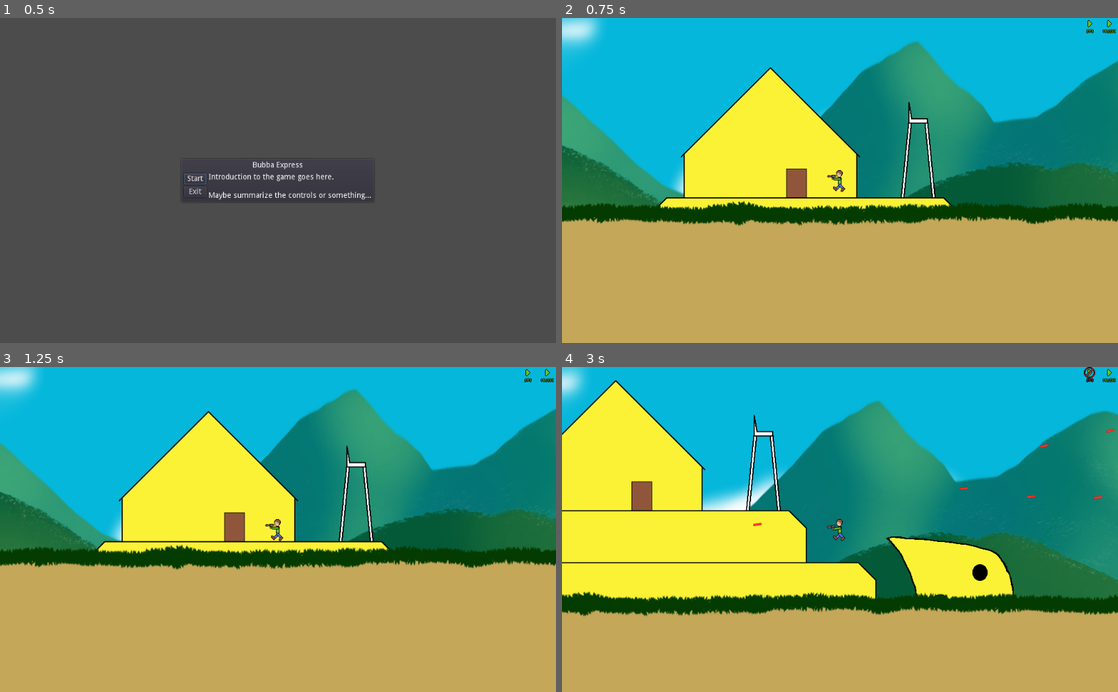
Above: before the commit, frames 1-4 (two rows, left to right).
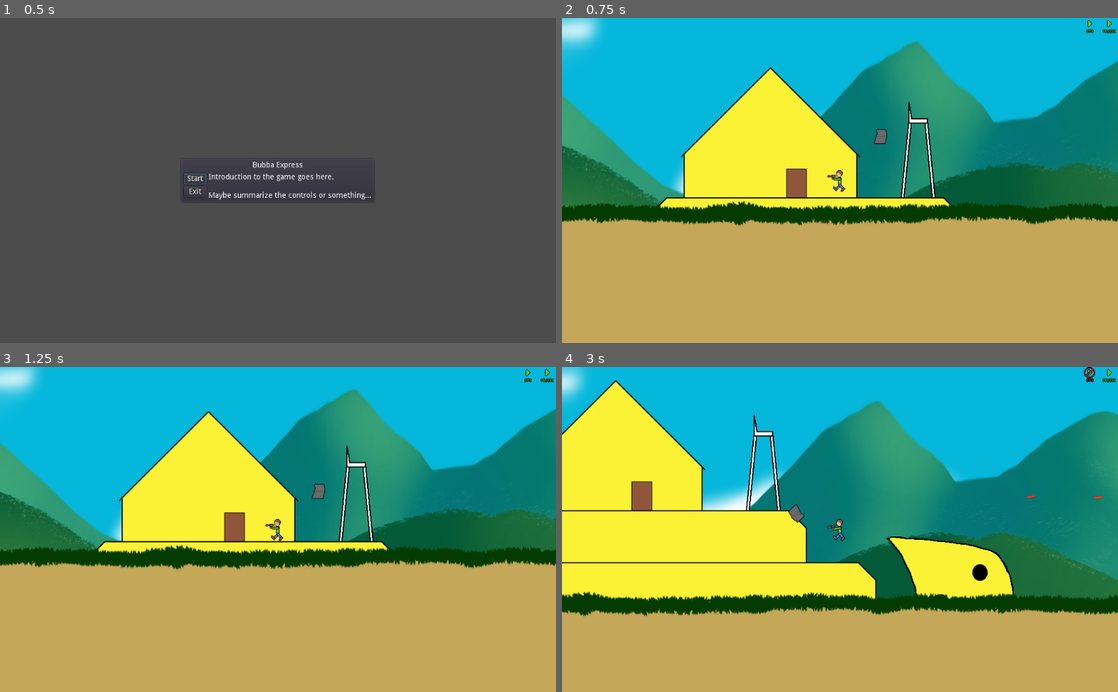
Above: after the commit, the same moments.

Repository: pizzasgood/BubbaExpress_LD46
Game: Godot game, scene res://TitleScreen.tscn
The game is run twice, just before and just after one commit, with the same random seed, the same clock (stepped at 60 frames per second) and the same inputs.
Inputs (mouse positions are in pixels of both pictures, inside the frame that each line leads up to):
- Up to frame 1 (0.5 s): no input
- Up to frame 2 (0.75 s): click "Start" at 0.5 s
- Up to frame 3 (1.25 s): no input
- Up to frame 4 (3 s): click (1090, 529) at 1.25 s; move the mouse to (962, 513) at 2.02 s; press the mouse at (962, 513) at 2.03 s; hold Right (ui_right) from 2.03 s (still down); tap Space (jump) at 2.27 s; move the mouse to (728, 545) at 2.77 s; release the mouse at (728, 545) at 2.78 s; click (728, 545) at 2.85 s

Frame 1 is identical in both runs. In frame 2, 0.1% of the frame differs, in the area x 56-59%, y 34-39%; in frame 3, 0.1%; in frame 4, 0.2%, in the area x 34-100%, y 19-50%.

Commit message:
Add a proper bot and grabbable drops

Diff:
--- /dev/null
+++ b/BOT-Aerial.gd
@@ -0,0 +1,6 @@
+extends Bot
+
+class_name BotAerial
+
+func _ready():
+	pass
--- /dev/null
+++ b/BOTDoubleRotor.tscn
@@ -0,0 +1,70 @@
+[gd_scene load_steps=12 format=2]
+
+[ext_resource path="res://RotatingGun.tscn" type="PackedScene" id=1]
+[ext_resource path="res://tex/BOT-DoubleRotor.png" type="Texture" id=2]
+[ext_resource path="res://BOT-Aerial.gd" type="Script" id=3]
+[ext_resource path="res://sfx/boom.wav" type="AudioStream" id=4]
+[ext_resource path="res://sfx/hit.wav" type="AudioStream" id=5]
+
+[sub_resource type="AtlasTexture" id=1]
+flags = 4
+atlas = ExtResource( 2 )
+region = Rect2( 0, 0, 128, 128 )
+
+[sub_resource type="AtlasTexture" id=2]
+flags = 4
+atlas = ExtResource( 2 )
+region = Rect2( 128, 0, 128, 128 )
+
+[sub_resource type="AtlasTexture" id=3]
+flags = 4
+atlas = ExtResource( 2 )
+region = Rect2( 256, 0, 128, 128 )
+
+[sub_resource type="AtlasTexture" id=4]
+flags = 4
+atlas = ExtResource( 2 )
+region = Rect2( 384, 0, 128, 128 )
+
+[sub_resource type="AtlasTexture" id=5]
+flags = 4
+atlas = ExtResource( 2 )
+region = Rect2( 512, 0, 128, 128 )
+
+[sub_resource type="SpriteFrames" id=6]
+animations = [ {
+"frames": [ SubResource( 1 ), SubResource( 2 ), SubResource( 3 ), SubResource( 4 ), SubResource( 5 ) ],
+"loop": true,
+"name": "default",
+"speed": 30.0
+} ]
+
+[node name="BOTDoubleRotor" type="KinematicBody2D"]
+script = ExtResource( 3 )
+
+[node name="CollisionPolygon2D" type="CollisionPolygon2D" parent="."]
+polygon = PoolVector2Array( -47.0487, 15.0313, -47.0487, 5.02017, -36.9155, -15.1242, -34.9621, -18.4205, -35.2063, -32.7047, -60.2341, -32.8268, -61.8212, -35.1464, -59.7457, -37.0998, 60.1436, -37.344, 62.2191, -35.1464, 60.0216, -32.7047, 34.9937, -32.8268, 34.9937, -18.2984, 47.0803, 5.26434, 46.8362, 15.1534, 34.1391, 38.2278, 29.4998, 38.2278, 18.1457, 15.1534, -17.6257, 15.0313, -30.4449, 38.5941, -34.5958, 38.7162 )
+
+[node name="BodySprite" type="AnimatedSprite" parent="."]
+frames = SubResource( 6 )
+frame = 4
+playing = true
+
+[node name="RotatingGun" parent="BodySprite" instance=ExtResource( 1 )]
+position = Vector2( -32, 36 )
+
+[node name="RotatingGun2" parent="BodySprite" instance=ExtResource( 1 )]
+position = Vector2( 32, 36 )
+
+[node name="DamageFlash" type="Timer" parent="."]
+wait_time = 0.25
+one_shot = true
+
+[node name="OwSound" type="AudioStreamPlayer2D" parent="."]
+stream = ExtResource( 5 )
+bus = "SFX"
+
+[node name="DeadSound" type="AudioStreamPlayer2D" parent="."]
+stream = ExtResource( 4 )
+bus = "SFX"
+[connection signal="timeout" from="DamageFlash" to="." method="_on_DamageFlash_timeout"]
--- /dev/null
+++ b/Bot.gd
@@ -0,0 +1,43 @@
+extends KinematicBody2D
+
+class_name Bot
+
+var hp = 100 setget hp_set
+onready var sprite = find_node("BodySprite")
+onready var drop = preload("res://Scrap.tscn")
+
+var weapons = []
+
+func _ready():
+	pass
+
+func _on_DamageFlash_timeout():
+	sprite.modulate = Color(1, 1, 1, 1)
+
+func hp_set(new_hp):
+	if new_hp > hp:
+		sprite.modulate = Color(0, 1, 0.25, 1)
+	else:
+		sprite.modulate = Color(1, 0, 0, 1)
+	$DamageFlash.start()
+	$OwSound.play()
+	hp = new_hp
+	if hp <= 0:
+		call_deferred("die")
+
+func register_weapon(weapon):
+	weapons.append(weapon)
+
+func die():
+	$DeadSound.play()
+	for w in weapons:
+		w.active = false
+	generate_drops()
+	queue_free()
+
+func generate_drops():
+	var d = drop.instance()
+	d.global_position = global_position
+	get_tree().get_current_scene().find_node("Level").add_child(d)
+	for w in weapons:
+		w.generate_drops()
--- /dev/null
+++ b/Drop.gd
@@ -0,0 +1,15 @@
+extends RigidBody2D
+
+class_name Drop
+
+func _ready():
+	pass
+
+func _on_Area2D_body_entered(body):
+	# This might not be perfect; what if you manage two simultaneous collisions?
+	if body.has_method("pick_up") and body.has_method("can_pick_up") and body.can_pick_up():
+		mode = RigidBody2D.MODE_KINEMATIC
+		body.call_deferred("pick_up", self)
+
+func thrown():
+	mode = RigidBody2D.MODE_RIGID
--- a/LaserPistol.gd
+++ b/LaserPistol.gd
@@ -34,6 +34,10 @@
 		$CooldownTimer.start()
 		$ShootSound.play()
 
+func dumb_fire():
+	ready_to_fire = false
+	$CooldownTimer.start()
+
 func find_owner(node = get_parent()):
 	if "hp" in node:
 		return node
--- /dev/null
+++ b/LaserTurret.gd
@@ -0,0 +1,6 @@
+extends Drop
+
+class_name LaserTurret
+
+func _ready():
+	pass
--- /dev/null
+++ b/LaserTurret.tscn
@@ -0,0 +1,19 @@
+[gd_scene load_steps=3 format=2]
+
+[ext_resource path="res://LaserTurret.gd" type="Script" id=1]
+[ext_resource path="res://tex/RotatingGun.png" type="Texture" id=2]
+
+[node name="RigidBody2D" type="RigidBody2D"]
+script = ExtResource( 1 )
+
+[node name="CollisionPolygon2D" type="CollisionPolygon2D" parent="."]
+polygon = PoolVector2Array( -4.75236, -0.146692, -2.55942, -4.02088, 1.09548, -4.24018, 2.04575, -0.512182, 6.87022, 0.0726013, 2.19195, 1.24217, 1.31477, 3.8737, -3.2904, 3.8006 )
+
+[node name="Sprite" type="Sprite" parent="."]
+texture = ExtResource( 2 )
+
+[node name="Area2D" type="Area2D" parent="."]
+
+[node name="CollisionPolygon2D" type="CollisionPolygon2D" parent="Area2D"]
+polygon = PoolVector2Array( 2.26505, -5.77523, 2.92293, -1.53555, 15.2034, -1.53555, 15.1303, 1.68076, 3.14222, 1.75385, 2.11885, 5.26256, -4.02138, 5.40875, -6.7991, -0.365986, -3.72899, -5.70214 )
+[connection signal="body_entered" from="Area2D" to="." method="_on_Area2D_body_entered"]
--- a/Level.tscn
+++ b/Level.tscn
@@ -1,9 +1,10 @@
-[gd_scene load_steps=5 format=2]
+[gd_scene load_steps=6 format=2]
 
 [ext_resource path="res://Player.tscn" type="PackedScene" id=1]
 [ext_resource path="res://Bubba.tscn" type="PackedScene" id=2]
 [ext_resource path="res://Map.tscn" type="PackedScene" id=3]
-[ext_resource path="res://RotatingGun.tscn" type="PackedScene" id=4]
+[ext_resource path="res://BOTDoubleRotor.tscn" type="PackedScene" id=4]
+[ext_resource path="res://Scrap.tscn" type="PackedScene" id=5]
 
 [node name="Level" type="Node2D"]
 
@@ -15,5 +16,8 @@
 
 [node name="Map" parent="." instance=ExtResource( 3 )]
 
-[node name="RotatingGun" parent="." instance=ExtResource( 4 )]
-position = Vector2( 1330.68, 166.731 )
+[node name="BOTDoubleRotor" parent="." instance=ExtResource( 4 )]
+position = Vector2( 1983.92, -70.5037 )
+
+[node name="RigidBody2D" parent="." instance=ExtResource( 5 )]
+position = Vector2( 557.716, 361.762 )
--- a/Player.gd
+++ b/Player.gd
@@ -10,6 +10,8 @@
 var current_state = "null"
 
 var hp = 100 setget hp_set
+
+var carried_item = null
 
 onready var sprite = find_node("BodySprite")
 onready var arm_sprite = find_node("ArmSprite")
@@ -80,7 +82,10 @@
 
 	# shoot at stuff
 	if Input.is_action_pressed("fire"):
-		weapon_sprite.fire()
+		if carried_item != null:
+			throw_item()
+		else:
+			weapon_sprite.fire()
 
 func _on_DamageFlash_timeout():
 	sprite.modulate = Color(1, 1, 1, 1)
@@ -98,3 +103,27 @@
 
 func die():
 	get_tree().get_current_scene().find_node("GameOver").activate()
+
+func can_pick_up():
+	return carried_item == null
+
+func pick_up(item):
+	if carried_item == null:
+		carried_item = item
+		carried_item.get_parent().remove_child(carried_item)
+		arm_sprite.add_child(carried_item)
+		carried_item.position = weapon_sprite.position
+		weapon_sprite.visible = false
+
+func throw_item():
+	if carried_item != null:
+		carried_item.position += 30 * Vector2.RIGHT
+		var pos = carried_item.global_position
+		carried_item.get_parent().remove_child(carried_item)
+		get_tree().get_current_scene().find_node("Level").add_child(carried_item)
+		carried_item.global_position = pos
+		carried_item.linear_velocity = Vector2(0, 0)
+		carried_item.thrown()
+		carried_item = null
+		weapon_sprite.visible = true
+		weapon_sprite.dumb_fire()
--- a/RotatingGun.gd
+++ b/RotatingGun.gd
@@ -14,19 +14,20 @@
 var target_in_range := false
 
 onready var projectile = preload("res://LaserBolt.tscn")
+onready var drop = preload("res://LaserTurret.tscn")
 
 func _ready():
-	pass
+	register_with_owner()
 
 func _process(delta):
 	if active:
 		acquire_target()
 
-	if target != null:
-		look_at(target.global_position)
+		if target != null:
+			look_at(target.global_position)
 
-	if target_in_range and ready_to_fire:
-		fire()
+		if target_in_range and ready_to_fire:
+			fire()
 
 func acquire_target():
 	target = null
@@ -44,6 +45,7 @@
 func fire():
 	if ready_to_fire:
 		var p = projectile.instance()
+		p.ignore = find_owner()
 		p.global_transform = global_transform
 		var direction = Vector2.RIGHT.rotated(global_rotation)
 		p.velocity = speed * direction
@@ -53,5 +55,25 @@
 		$CooldownTimer.start()
 		$ShootSound.play()
 
+func find_owner(node = get_parent()):
+	if "hp" in node:
+		return node
+	elif node.get_parent() != null:
+		return find_owner(node.get_parent())
+	else:
+		return null
+
 func _on_CooldownTimer_timeout():
 	ready_to_fire = true
+
+func register_with_owner():
+	var owner = find_owner()
+	if owner == null:
+		return
+	if owner.has_method("register_weapon"):
+		owner.register_weapon(self)
+
+func generate_drops():
+	var d = drop.instance()
+	d.global_position = global_position
+	get_tree().get_current_scene().find_node("Level").add_child(d)
--- /dev/null
+++ b/Scrap.gd
@@ -0,0 +1,6 @@
+extends Drop
+
+class_name Scrap
+
+func _ready():
+	pass
--- /dev/null
+++ b/Scrap.tscn
@@ -0,0 +1,19 @@
+[gd_scene load_steps=3 format=2]
+
+[ext_resource path="res://Scrap.gd" type="Script" id=1]
+[ext_resource path="res://tex/Scrap.png" type="Texture" id=2]
+
+[node name="RigidBody2D" type="RigidBody2D"]
+script = ExtResource( 1 )
+
+[node name="CollisionPolygon2D" type="CollisionPolygon2D" parent="."]
+polygon = PoolVector2Array( -4.02465, -10.1663, 8.36018, -10.0766, 9.43712, -0.294363, 5.57808, 11.2828, -7.97343, 11.552, -3.84516, -1.10207 )
+
+[node name="Sprite" type="Sprite" parent="."]
+texture = ExtResource( 2 )
+
+[node name="Area2D" type="Area2D" parent="."]
+
+[node name="CollisionPolygon2D" type="CollisionPolygon2D" parent="Area2D"]
+polygon = PoolVector2Array( -5.7298, -12.4997, 10.873, -12.2305, 12.6679, -5.23034, 12.4885, 2.2185, 9.43712, 13.6161, -10.6658, 13.6161, -10.7555, 10.475, -5.9093, -2.26876, -6.44777, -9.26888 )
+[connection signal="body_entered" from="Area2D" to="." method="_on_Area2D_body_entered"]
--- a/project.godot
+++ b/project.godot
@@ -8,9 +8,38 @@
 
 config_version=4
 
-_global_script_classes=[  ]
+_global_script_classes=[ {
+"base": "KinematicBody2D",
+"class": "Bot",
+"language": "GDScript",
+"path": "res://Bot.gd"
+}, {
+"base": "Bot",
+"class": "BotAerial",
+"language": "GDScript",
+"path": "res://BOT-Aerial.gd"
+}, {
+"base": "RigidBody2D",
+"class": "Drop",
+"language": "GDScript",
+"path": "res://Drop.gd"
+}, {
+"base": "Drop",
+"class": "LaserTurret",
+"language": "GDScript",
+"path": "res://LaserTurret.gd"
+}, {
+"base": "Drop",
+"class": "Scrap",
+"language": "GDScript",
+"path": "res://Scrap.gd"
+} ]
 _global_script_class_icons={
-
+"Bot": "",
+"BotAerial": "",
+"Drop": "",
+"LaserTurret": "",
+"Scrap": ""
 }
 
 [application]
Binary file added: tex/BOT-DoubleRotor.ase
Binary file added: tex/BOT-DoubleRotor.png
Not shown, added: tex/BOT-DoubleRotor.png.import
Binary file added: tex/Scrap.png
Not shown, added: tex/Scrap.png.import
Not shown, added: sfx/hit.sfxr
Not shown, added: sfx/hit.wav
